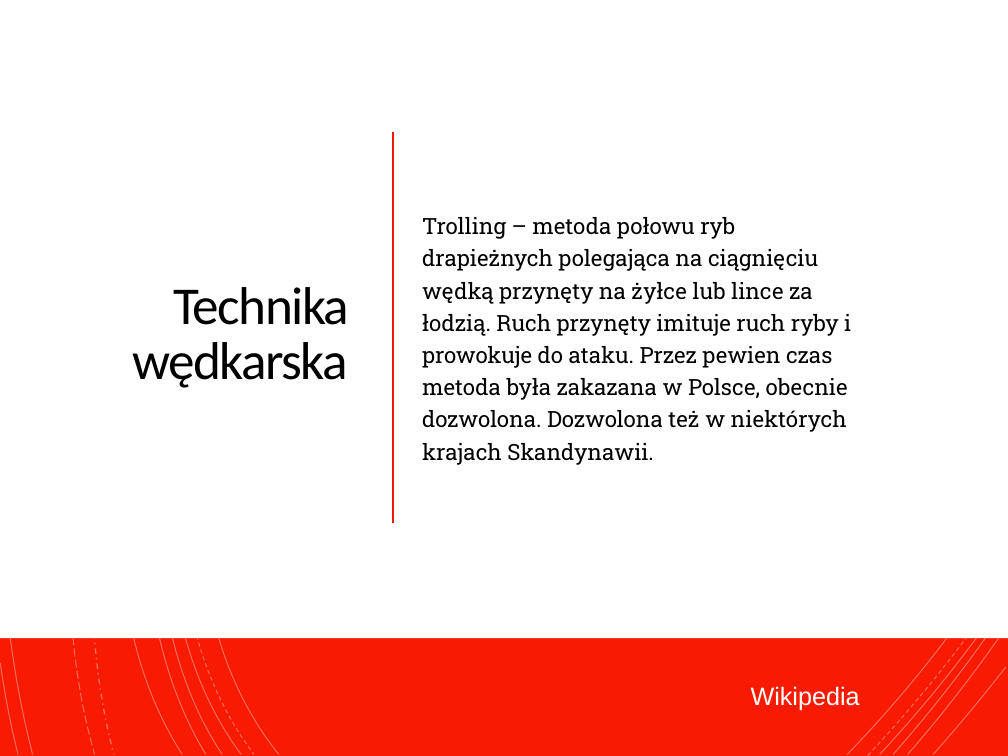
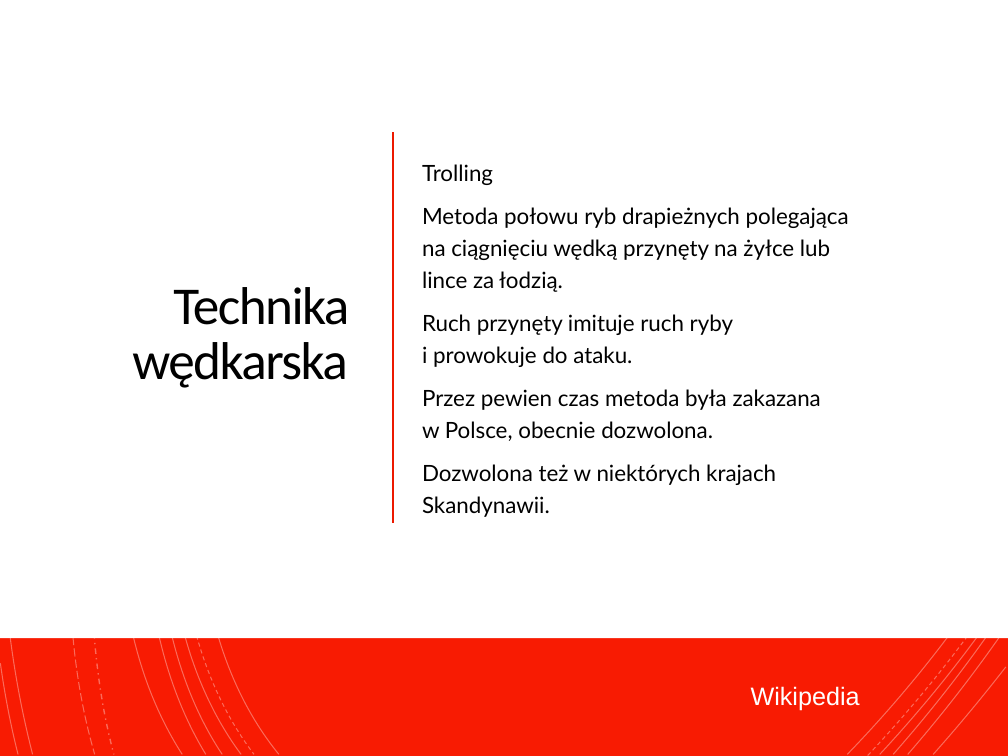
Before and after one commit to blackbat13/cs-lut, a slide deck: slide 14 of Inne/Fake News.pptx. Drawn at 1008x756 pixels with LibreOffice and Linux fonts; fonts in the diff are those of the drawing. Boxes give left, top, right and bottom in pixels: in the first picture for what was removed or moved away, otherwise in the second. Text is boxed around its words. In the diff, an @@ line names an element or a change of style, - is before the commit and + after.

```diff
--- a/Inne/Fake News.pptx
+++ b/Inne/Fake News.pptx
@@ text at (x1=422, y1=164, x2=849, y2=517): text changed; font Roboto Slab to Lato @@
-Trolling – metoda połowu ryb drapieżnych polegająca na ciągnięciu wędką przynęty na żyłce lub lince za łodzią. Ruch przynęty imituje ruch ryby i prowokuje do ataku. Przez pewien czas metoda była zakazana w Polsce, obecnie dozwolona. Dozwolona też w niektórych krajach Skandynawii.
+Trolling
+Metoda połowu ryb drapieżnych polegająca na ciągnięciu wędką przynęty na żyłce lub lince za łodzią.
+Ruch przynęty imituje ruch ryby
+i prowokuje do ataku.
+Przez pewien czas metoda była zakazana
+w Polsce, obecnie dozwolona.
+Dozwolona też w niektórych krajach Skandynawii.
```
Also in this commit, not shown: 26 other slides changed, 7 other files.
